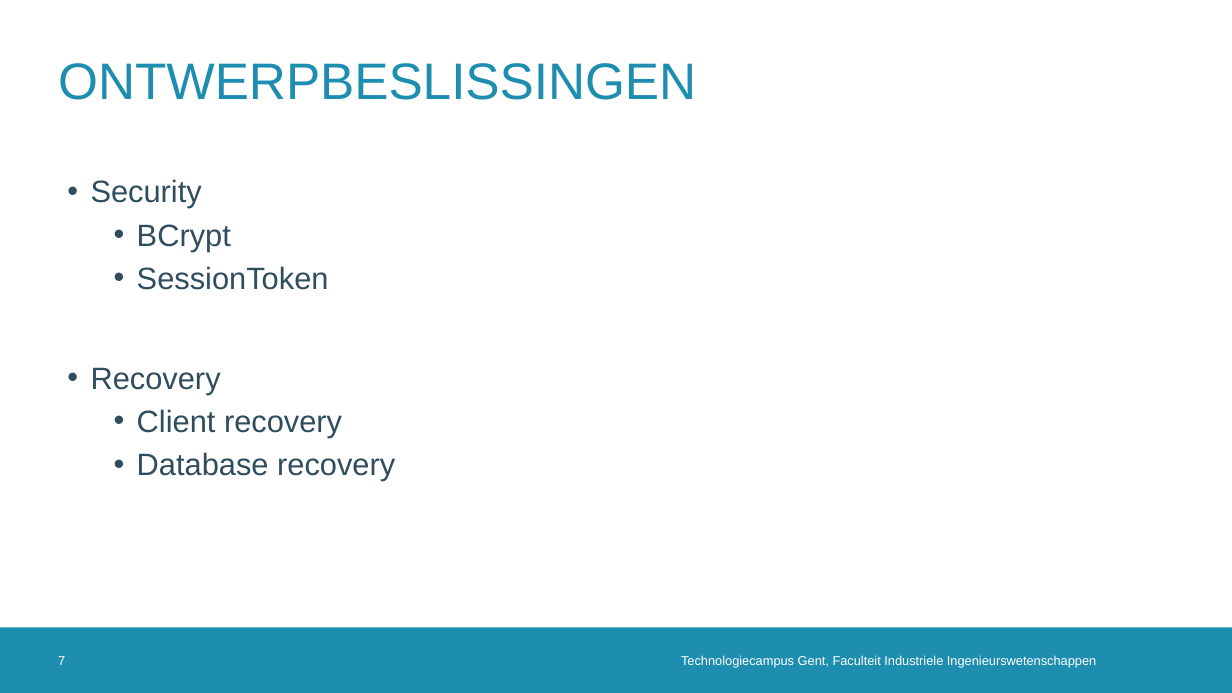
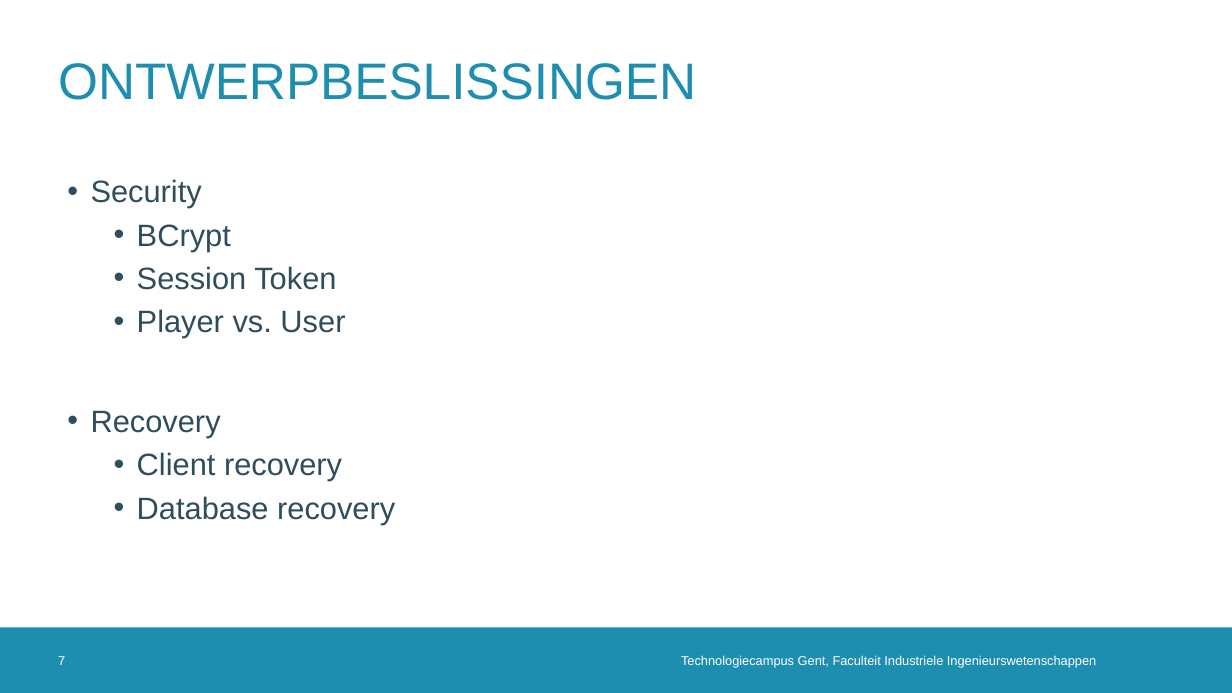
Before and after one commit to Pieterism/UNO, a slide deck: slide 7 of Documents/presentatie UNO.pptx. Drawn at 1232x693 pixels with LibreOffice and Linux fonts; fonts in the diff are those of the drawing; background and template pictures are left out. Boxes give left, top, right and bottom in pixels: in the first picture for what was removed or moved away, otherwise in the second. Text is boxed around its words. In the diff, an @@ line names an element or a change of style, - is before the commit and + after.

```diff
--- a/Documents/presentatie UNO.pptx
+++ b/Documents/presentatie UNO.pptx
@@ text at box(137, 266, 345, 338): text changed @@
-  • SessionToken
+  • Session Token
+  • Player vs. User
```
Also in this commit, not shown: 1 other slide changed, 1 other file.
